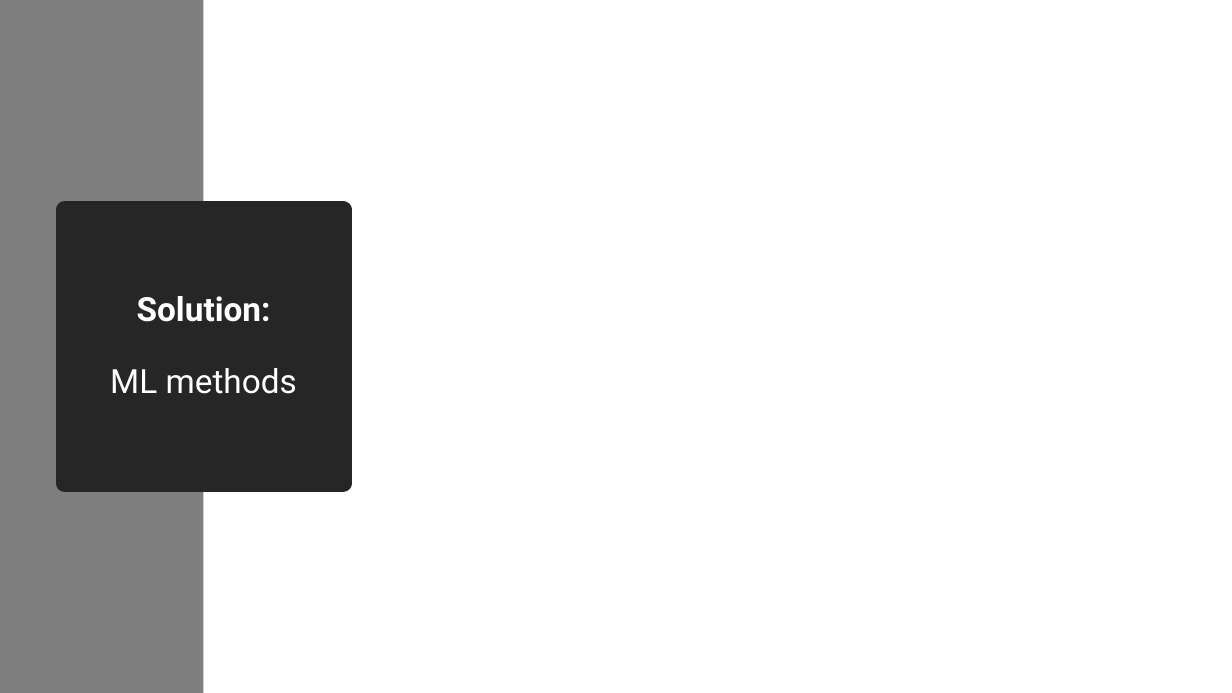
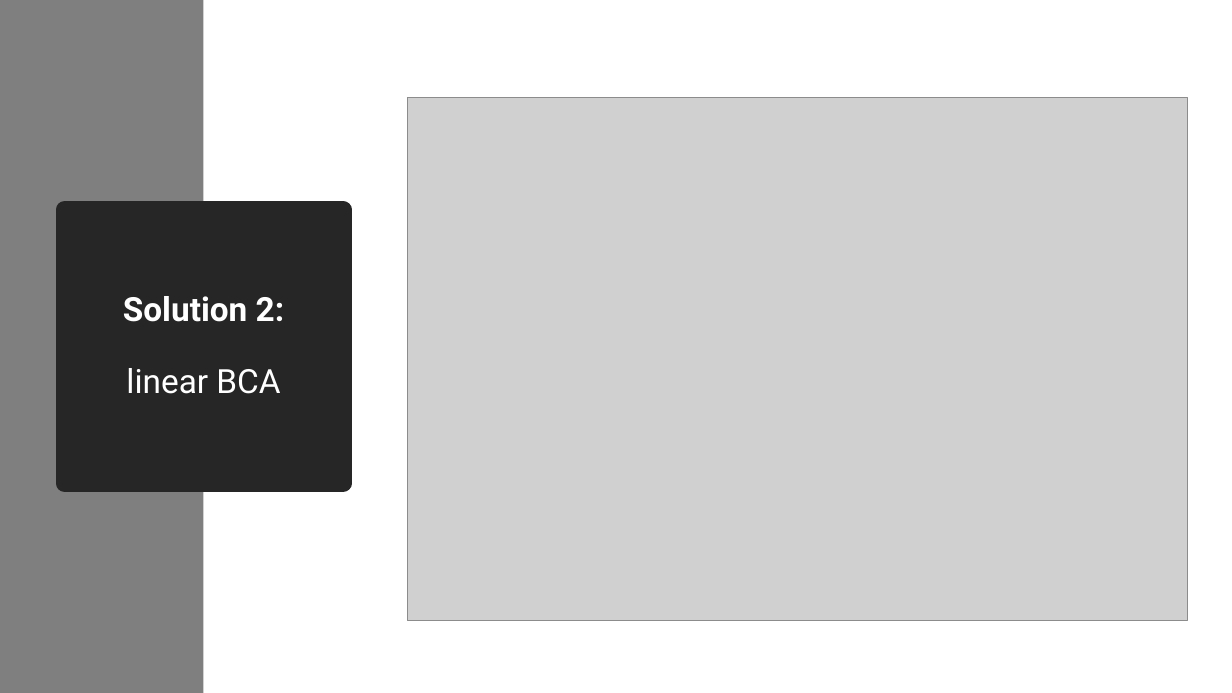
Before and after one commit to EmmaDirk/MachineLearning-BCA, a slide deck: slide 11 of Presentations/Presentation_1_12_workshop.pptx (slide 12 before the commit). Drawn at 1232x693 pixels with LibreOffice and Linux fonts; fonts in the diff are those of the drawing; grey boxes stand for pictures. Boxes give left, top, right and bottom in pixels: in the first picture for what was removed or moved away, otherwise in the second. Text is boxed around its words. In the diff, an @@ line names an element or a change of style, - is before the commit and + after.

```diff
--- a/Presentations/Presentation_1_12_workshop.pptx
+++ b/Presentations/Presentation_1_12_workshop.pptx
@@ picture added at (408,97,1188,621) @@
@@ title at (123,296,285,394): text changed @@
-Solution:
-ML methods
+Solution 2:
+linear BCA
```
Also in this commit, not shown: 6 other slides changed, 5 slides added, 4 slides removed, 13 other files.
